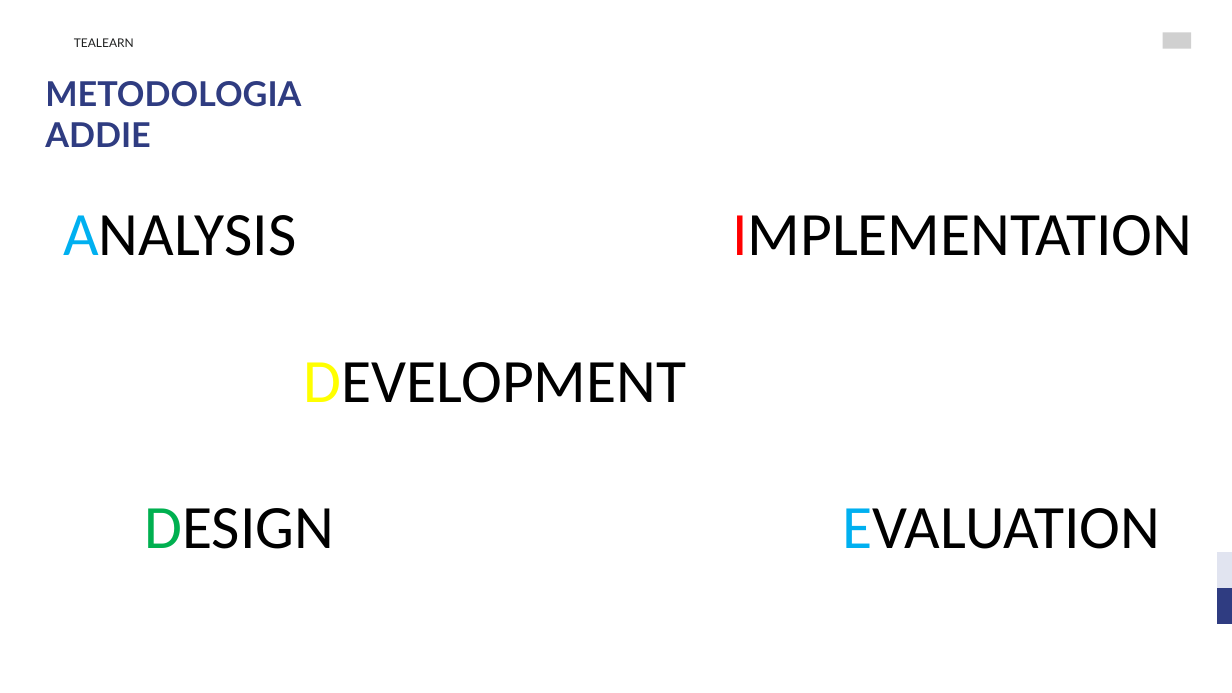
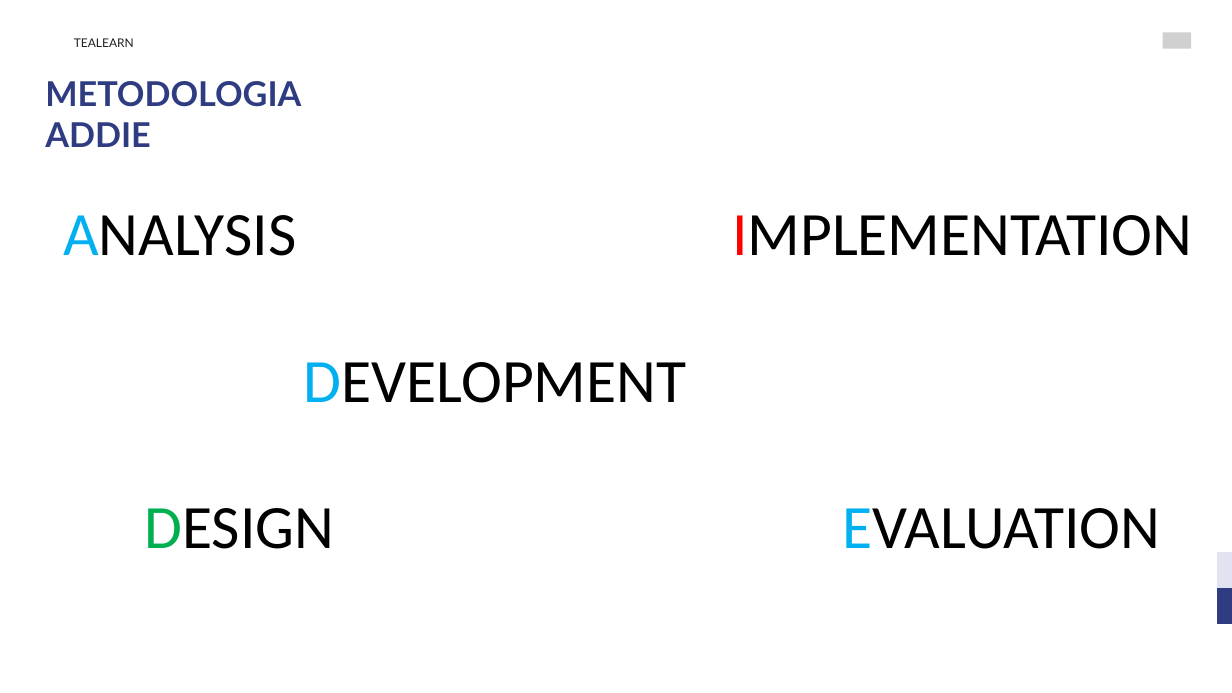
Before and after one commit to bessa2121/TCC, a slide deck: slide 10 of TeaLearn Educação Inclusiva com IA.pptx (slide 8 before the commit). Drawn at 1232x693 pixels with LibreOffice and Linux fonts; fonts in the diff are those of the drawing; grey boxes stand for pictures; background and template pictures are left out. Boxes give left, top, right and bottom in pixels: in the first picture for what was removed or moved away, otherwise in the second. Text is boxed around its words. In the diff, an @@ line names an element or a change of style, - is before the commit and + after.

```diff
--- a/TeaLearn Educação Inclusiva com IA.pptx
+++ b/TeaLearn Educação Inclusiva com IA.pptx
@@ text "DEVELOPMENT" at (304, 362, 686, 403): text colour #FFFF00 to #00B0F0 in "DEVELOPMENT" @@
```
Also in this commit, not shown: 4 other slides changed, 6 slides added, 1 other file.
